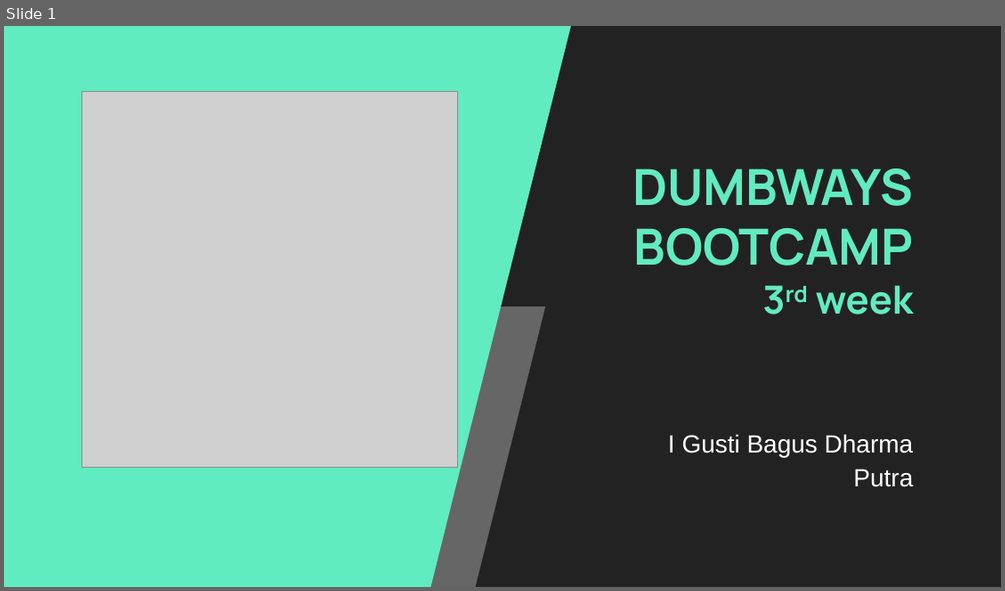
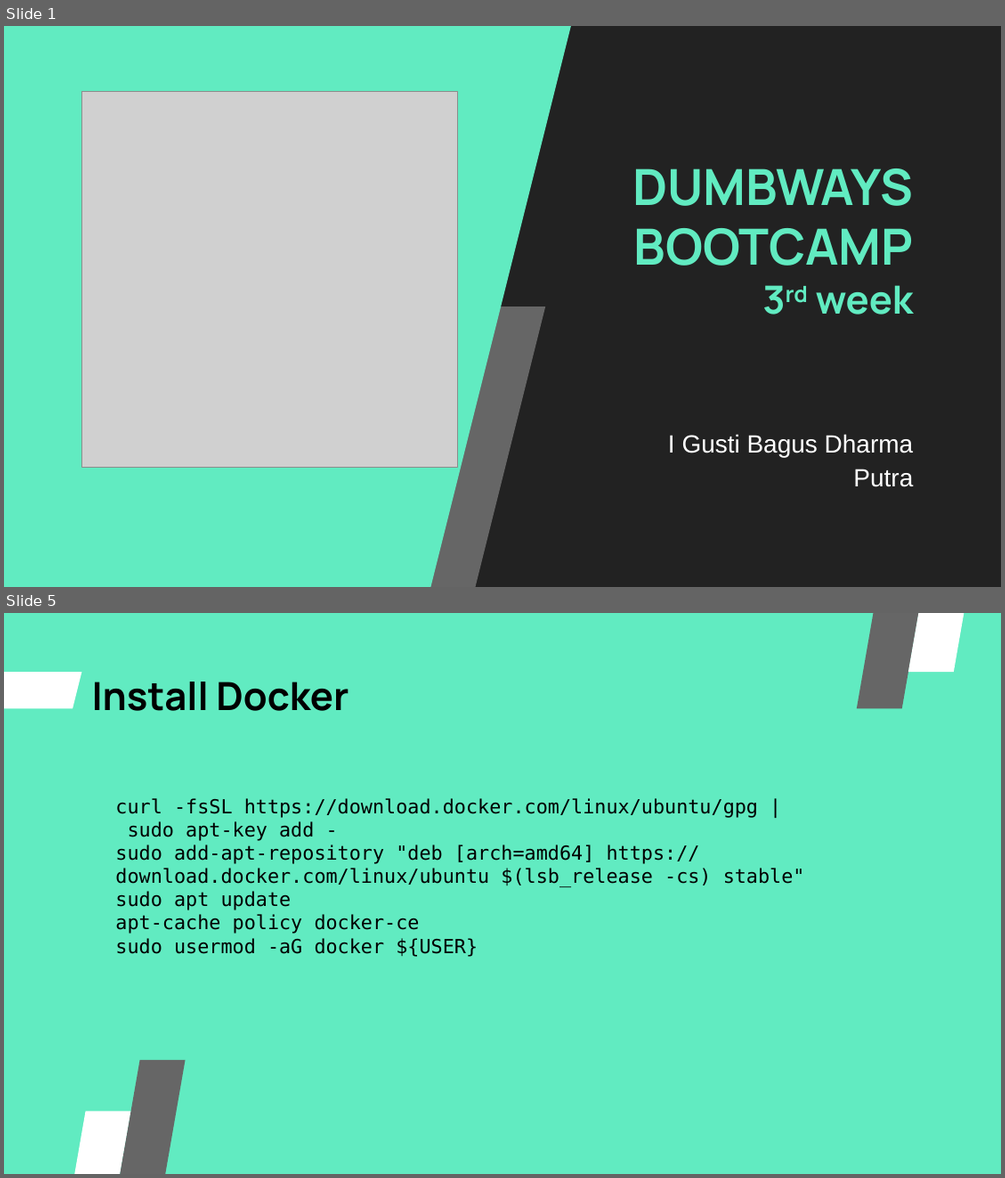
Before and after one commit to igstbagusdharmaputra/DumbwaysBootcamp, a slide deck: dumbweek3/Dumbweek3.pptx. Shown one above the other, each under a label of ours: slide 1 before the commit, slides 1 and 5 after it; the slides between them are not shown. The pictures are 1005x591 and 1005x1178 pixels, drawn with LibreOffice and Linux fonts; fonts in the diff are those of the drawing; grey boxes stand for pictures. Boxes give left, top, right and bottom in pixels: in the first picture for what was removed or moved away, otherwise in the second. Text is boxed around its words. In the diff, an @@ line names an element or a change of style, - is before the commit and + after.

```diff
--- a/dumbweek3/Dumbweek3.pptx
+++ b/dumbweek3/Dumbweek3.pptx
@@ slide 5 added at [4, 613, 1001, 1174], background #61EBC1 @@
@@ parallelogram added at [857, 613, 949, 709], fill #666666 @@
@@ parallelogram added at [908, 613, 1001, 672], fill #FFFFFF @@
@@ parallelogram added at [4, 672, 81, 709], fill #FFFFFF @@
@@ title added at [92, 682, 348, 711], 28 pt, text #000000, bold @@
+Install Docker
@@ text added at [115, 798, 805, 957], 14 pt, text #000000 @@
+curl -fsSL https://download.docker.com/linux/ubuntu/gpg | sudo apt-key add -
+sudo add-apt-repository "deb [arch=amd64] https://download.docker.com/linux/ubuntu $(lsb_release -cs) stable"
+sudo apt update
+apt-cache policy docker-ce
+sudo usermod -aG docker ${USER}
@@ parallelogram added at [93, 1060, 186, 1174], fill #666666 @@
@@ parallelogram added at [38, 1111, 130, 1174], fill #FFFFFF @@
```
Also in this commit, not shown: 18 slides changed, 66 other slides added, 1 other file.
